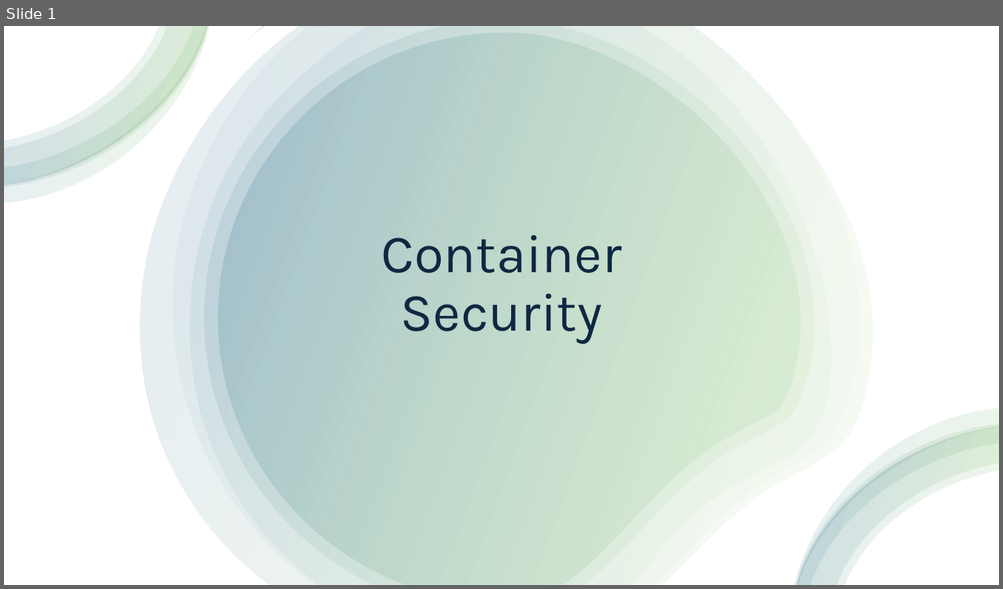
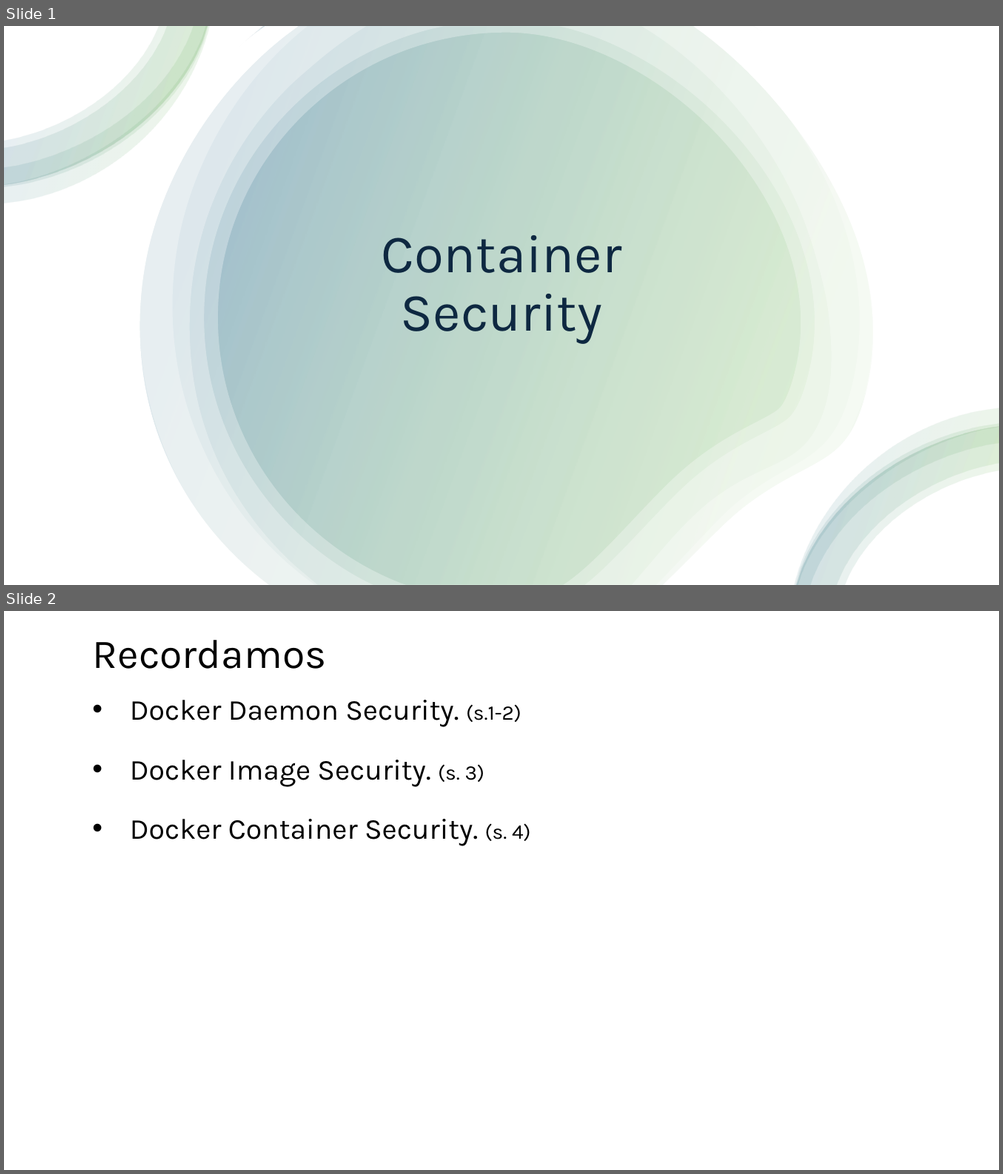
Before and after one commit to jpaniorte/docker25, a slide deck: ppt/6_container_security.pptx. Shown one above the other, each under a label of ours: slide 1 before the commit, slides 1 and 2 after it. The pictures are 1003x589 and 1003x1174 pixels, drawn with LibreOffice and Linux fonts; fonts in the diff are those of the drawing. Boxes give left, top, right and bottom in pixels: in the first picture for what was removed or moved away, otherwise in the second. Text is boxed around its words. In the diff, an @@ line names an element or a change of style, - is before the commit and + after.

```diff
--- a/ppt/6_container_security.pptx
+++ b/ppt/6_container_security.pptx
@@ slide 2 added at [4, 611, 999, 1170], background #FFFFFF @@
@@ title added at [93, 640, 327, 669], 39.6 pt, text #000000 @@
+Recordamos
@@ text added at [130, 700, 531, 846], 28 pt, text #000000 @@
+• Docker Daemon Security. (s.1-2)
+• Docker Image Security. (s. 3)
+• Docker Container Security. (s. 4)
```
Also in this commit, not shown: 7 slides changed, 3 other files.
